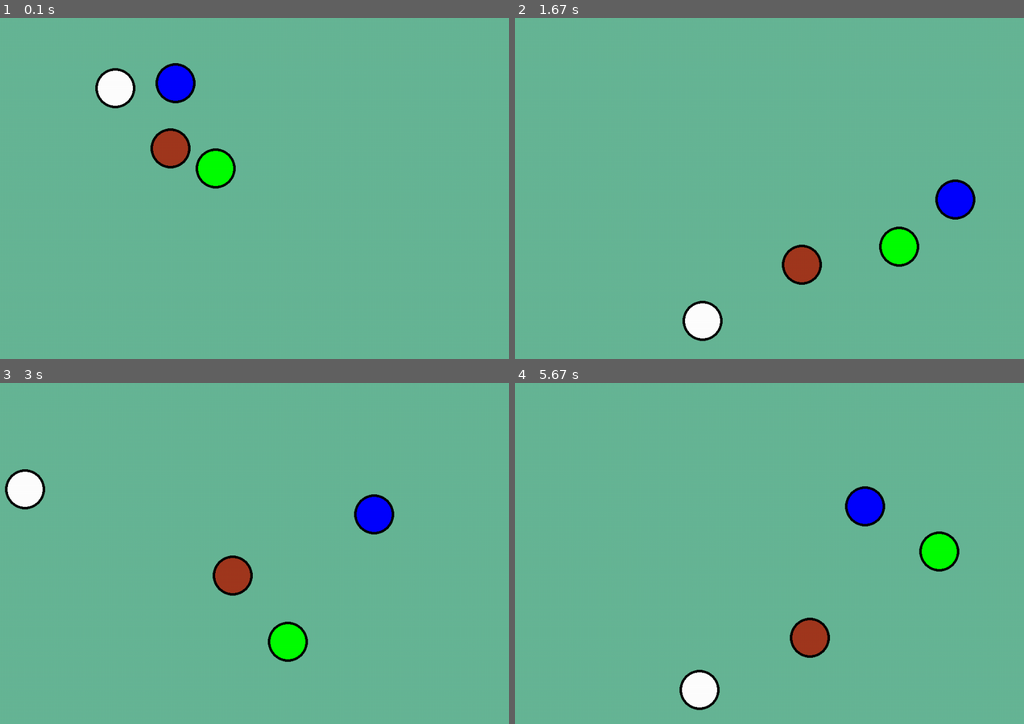
Above: before the commit, frames 1-4 (two rows, left to right).
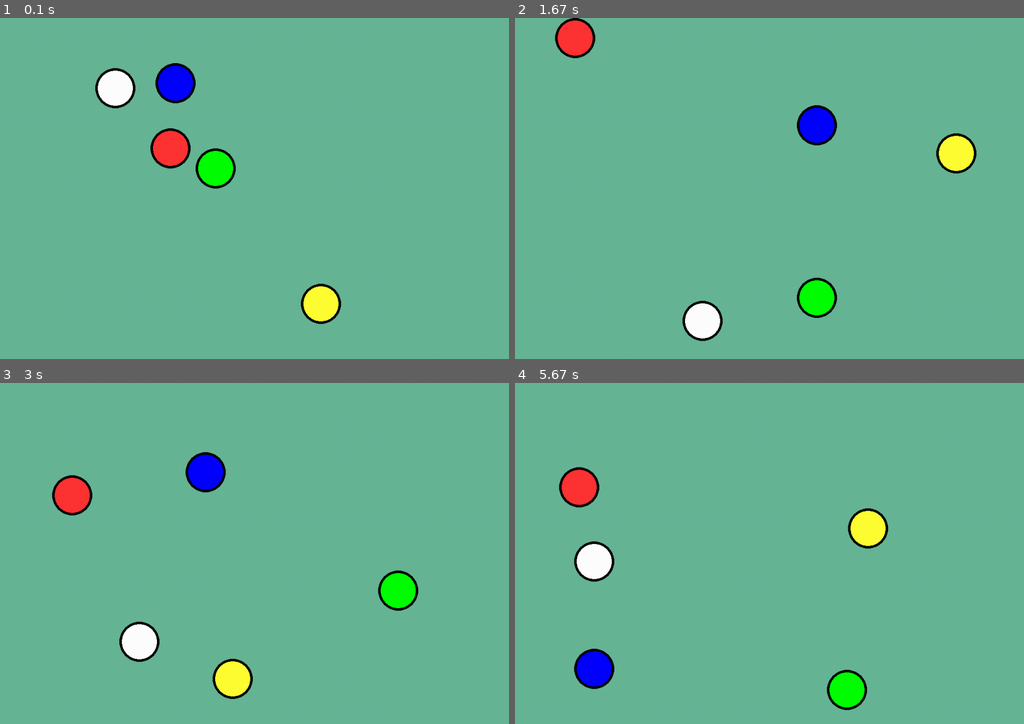
Above: after the commit, the same moments.

Repository: infProgram/inf371_spring2022-Pieces-Ho
Game: pygame game, started from pygameTutorials/classWithDrawing.py
Same seed, same stepped clock (60 frames per second), same inputs: the game is played once before the commit and once after it.
Inputs:
- Up to frame 1 (0.1 s): no input
- Up to frame 2 (1.67 s): no input
- Up to frame 3 (3 s): no input
- Up to frame 4 (5.67 s): no input

The runs differ from the first frame. In frame 1, 1.3% of the frame differs, in the area x 30-68%, y 32-90%; in frame 2, 5.1%; in frame 3, 6.6%, in the area x 0-83%, y 20-93%; in frame 4, 6.4%.

Commit message:
Done,There are five balls moving and colliding.

Diff:
--- a/pygameTutorials/classWithDrawing.py
+++ b/pygameTutorials/classWithDrawing.py
@@ -44,10 +44,11 @@
 screen = pygame.display.set_mode(size)
 pygame.display.set_caption('Ball Game') #  主窗口标题（Title）
 
-ball001 = OneBall(2,2,320,240,(162,56,31))
-ball002 = OneBall(3,4,200,100,(255,255,255))
-ball003 = OneBall(-2,-3,450,330,(0,255,0))
-ball004 = OneBall(6,2,290,110,(0,0,255))
+ball001 = OneBall(2,2,320,240,(255,51,51))  # Red
+ball002 = OneBall(3,4,200,100,(255,255,255))  # White
+ball003 = OneBall(-2,-3,450,330,(0,255,0))  # Green
+ball004 = OneBall(6,2,290,110,(0,0,255))  # Blue
+ball005 = OneBall(-4,5,680,520,(255,255,51))  # Yellow
 isRunning = True
 while isRunning:
   for event in pygame.event.get():
@@ -58,11 +59,13 @@
   ball002.draw()
   ball003.draw()
   ball004.draw()
+  ball005.draw()
 
   ball001.move()
   ball002.move()
   ball003.move()
   ball004.move()
+  ball005.move()
 
   ball002.collide(ball001)  # I realize that more balls more collide for two of them.
   ball001.collide(ball002)
@@ -79,5 +82,14 @@
   ball002.collide(ball004)
   ball003.collide(ball004)
 
+  ball005.collide(ball001)  # Add the fifth ball, more collide
+  ball005.collide(ball002)
+  ball005.collide(ball003)
+  ball005.collide(ball004)
+  ball001.collide(ball005)
+  ball002.collide(ball005)
+  ball003.collide(ball005)
+  ball004.collide(ball005)
+
   time.sleep(0.009)
   pygame.display.flip()  # 刷新整个界面显示  # pygame.display.update(_) 刷新指定部分显示
